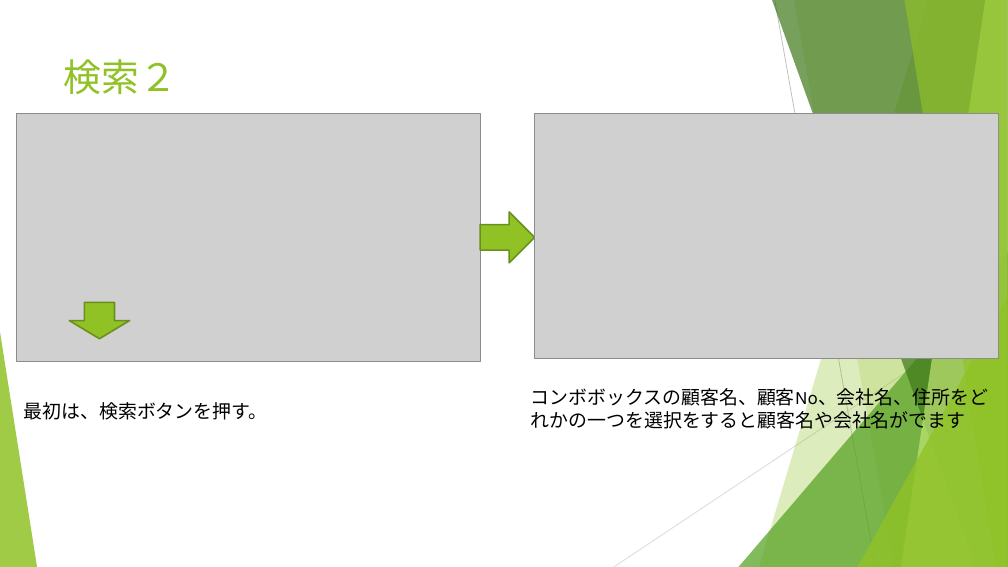
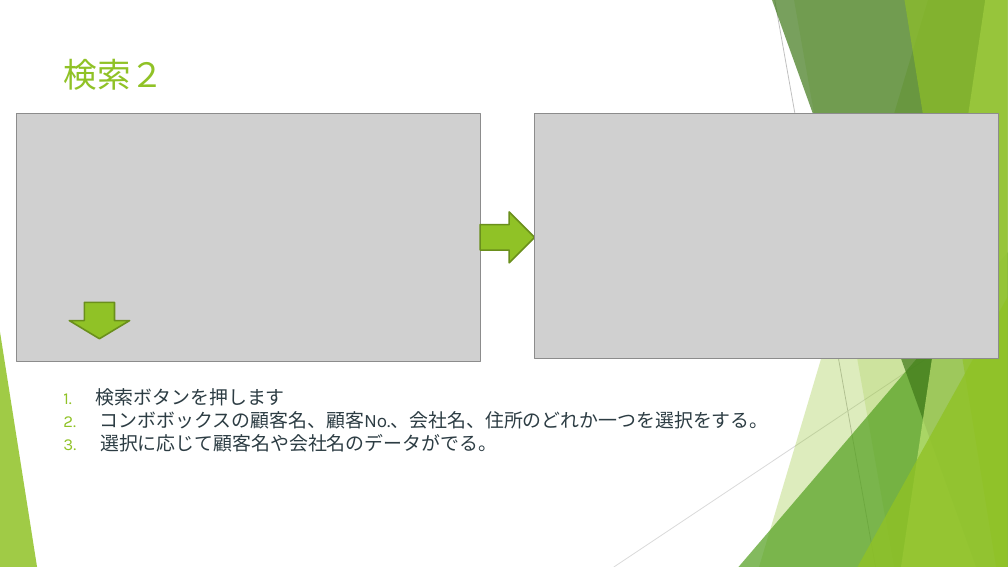
Before and after one commit to kouki1311/VBAcustomer, a slide deck: slide 6 of 顧客管理マニュアル.pptx. Drawn at 1008x567 pixels with LibreOffice and Linux fonts; fonts in the diff are those of the drawing; grey boxes stand for pictures. Boxes give left, top, right and bottom in pixels: in the first picture for what was removed or moved away, otherwise in the second. Text is boxed around its words. In the diff, an @@ line names an element or a change of style, - is before the commit and + after.

```diff
--- a/顧客管理マニュアル.pptx
+++ b/顧客管理マニュアル.pptx
@@ title "検索２" at (64,58,165,90): size 36 to 32 pt @@
@@ text at (63,388,769,452): text changed; text colour #000000 to #2C3C43 @@
-コンボボックスの顧客名、顧客No、会社名、住所をどれかの一つを選択をすると顧客名や会社名がでます
+1. 検索ボタンを押します
+2. コンボボックスの顧客名、顧客No.、会社名、住所のどれか一つを選択をする。
+3. 選択に応じて顧客名や会社名のデータがでる。
@@ text removed at (24,402,268,420) @@
-最初は、検索ボタンを押す。
```
Also in this commit, not shown: 9 other slides changed.
